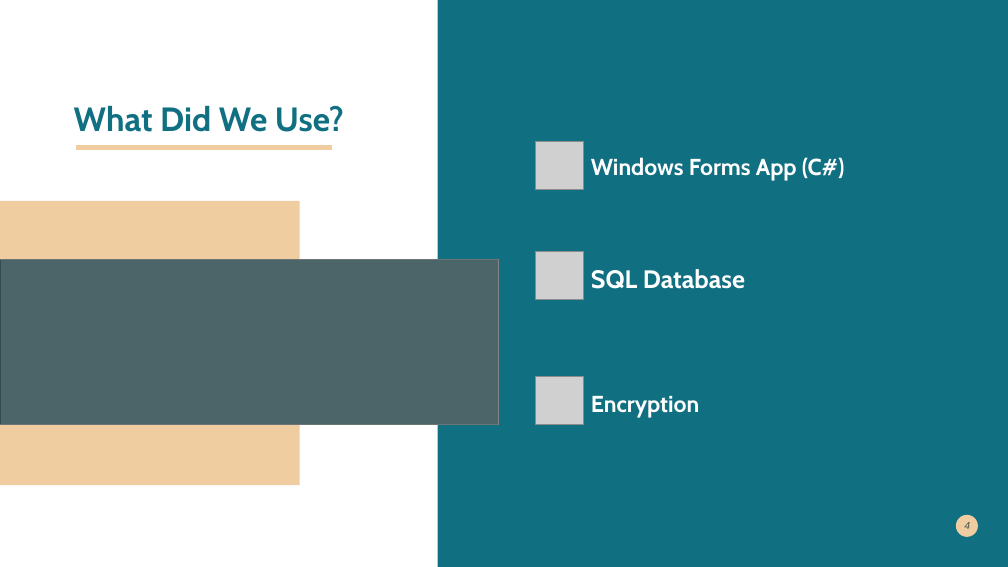
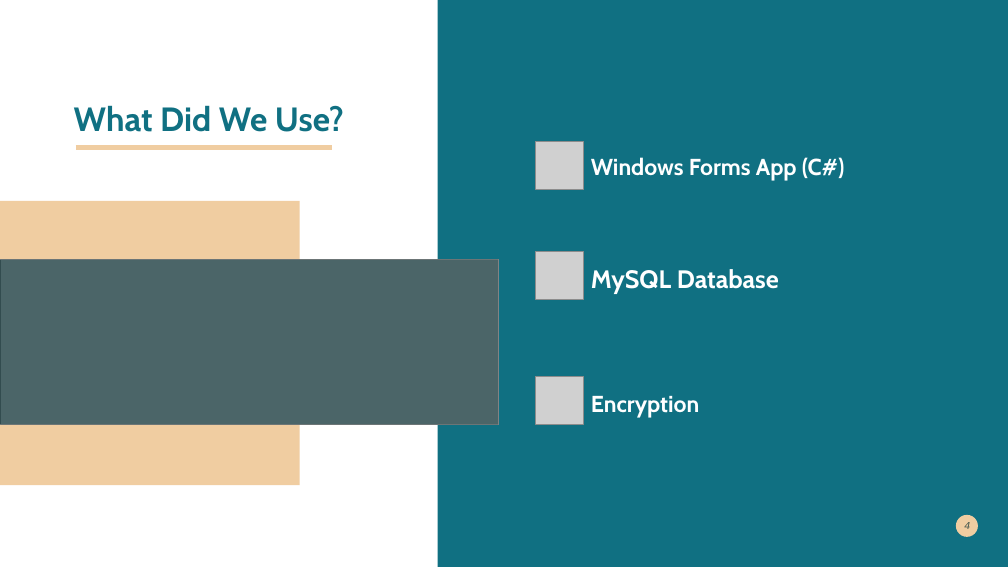
Before and after one commit to Josenavacar/ComplaintApp, a slide deck: slide 4 of Project Bedroom.pptx. Drawn at 1008x567 pixels with LibreOffice and Linux fonts; fonts in the diff are those of the drawing; grey boxes stand for pictures. Boxes give left, top, right and bottom in pixels: in the first picture for what was removed or moved away, otherwise in the second. Text is boxed around its words. In the diff, an @@ line names an element or a change of style, - is before the commit and + after.

Commit message:
minor changes to some slides and correction of small mistakes

```diff
--- a/Project Bedroom.pptx
+++ b/Project Bedroom.pptx
@@ text at (591,269,779,294): text changed @@
-SQL Database
+MySQL Database
```
Also in this commit, not shown: 6 other files.
